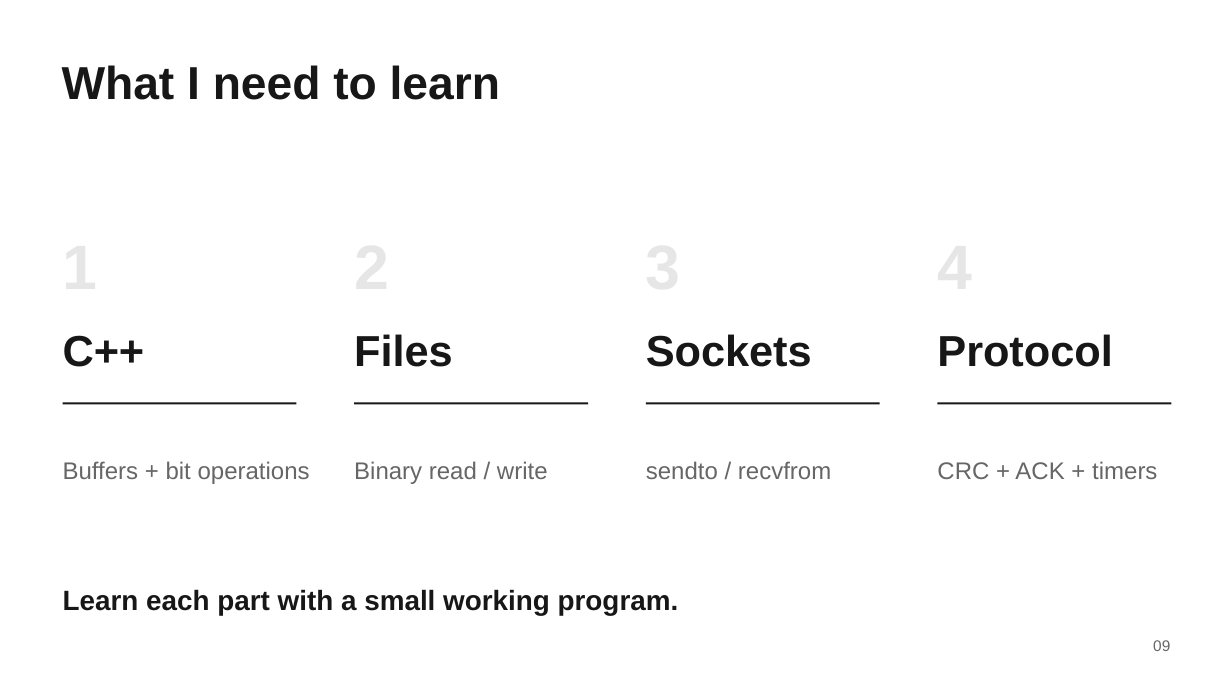
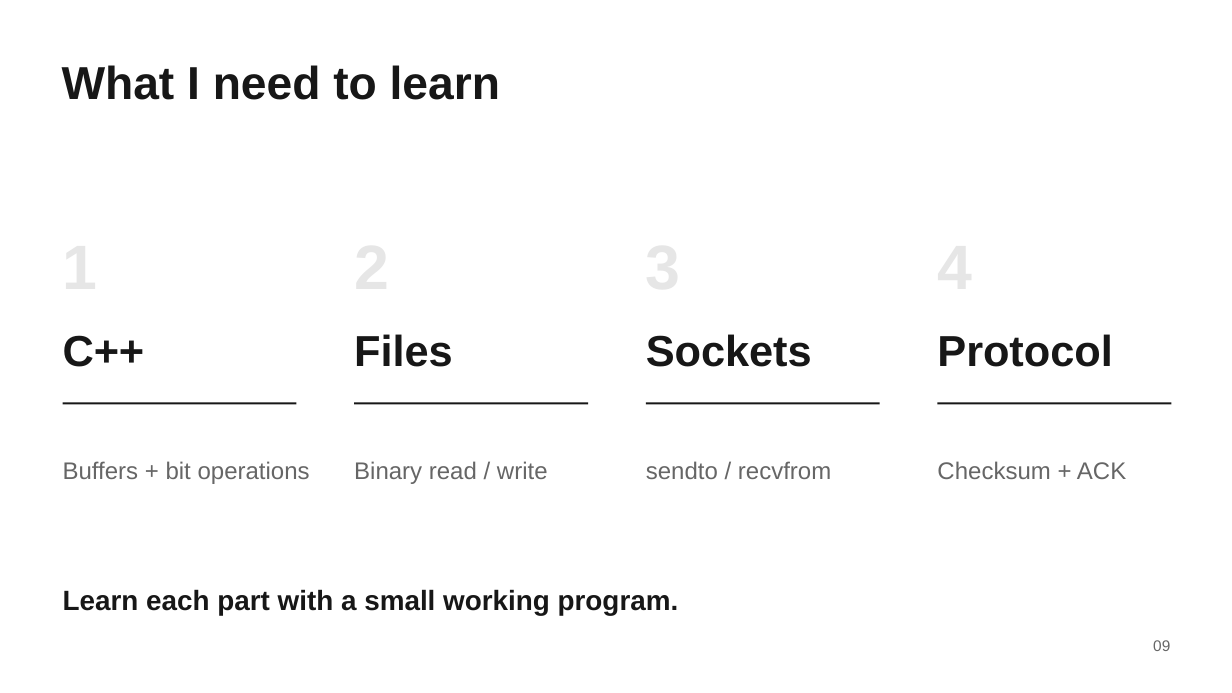
Before and after one commit to abuammer-051/Spl-1, a slide deck: slide 9 of resources/Reliable_UDP_File_Transfer.pptx. Drawn at 1232x693 pixels with LibreOffice and Linux fonts; fonts in the diff are those of the drawing. Boxes give left, top, right and bottom in pixels: in the first picture for what was removed or moved away, otherwise in the second. Text is boxed around its words. In the diff, an @@ line names an element or a change of style, - is before the commit and + after.

Commit message:
checksum

```diff
--- a/resources/Reliable_UDP_File_Transfer.pptx
+++ b/resources/Reliable_UDP_File_Transfer.pptx
@@ text at (937, 461, 1126, 479): text changed @@
-CRC + ACK + timers
+Checksum + ACK
```
Also in this commit, not shown: 2 other slides changed, 9 other files.
